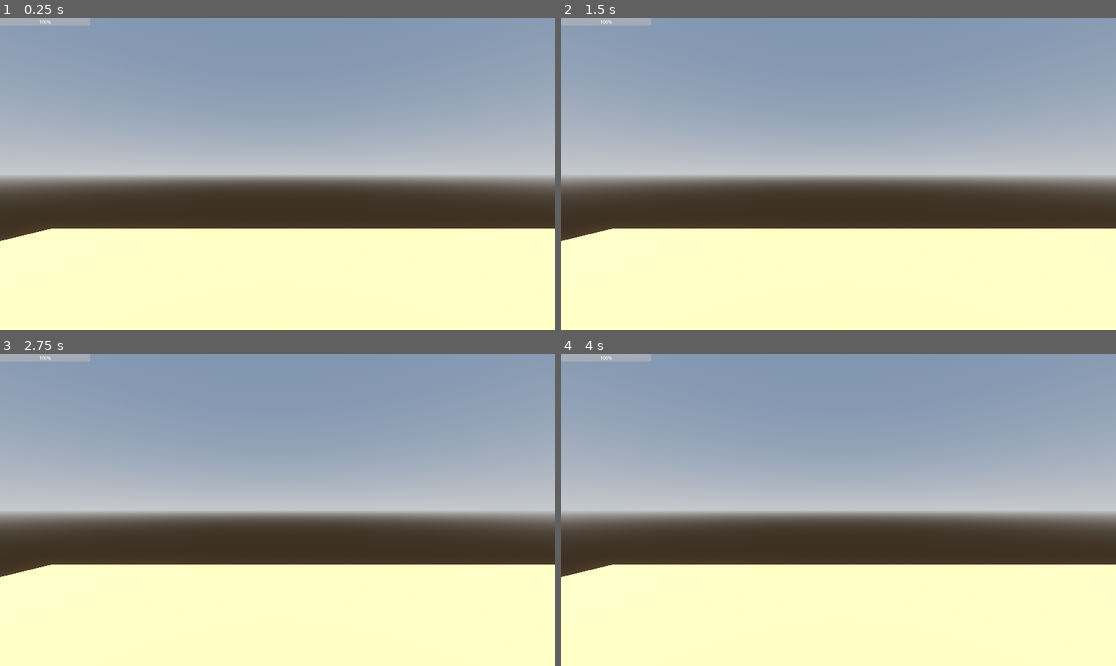
Above: before the commit, frames 1-4 (two rows, left to right).
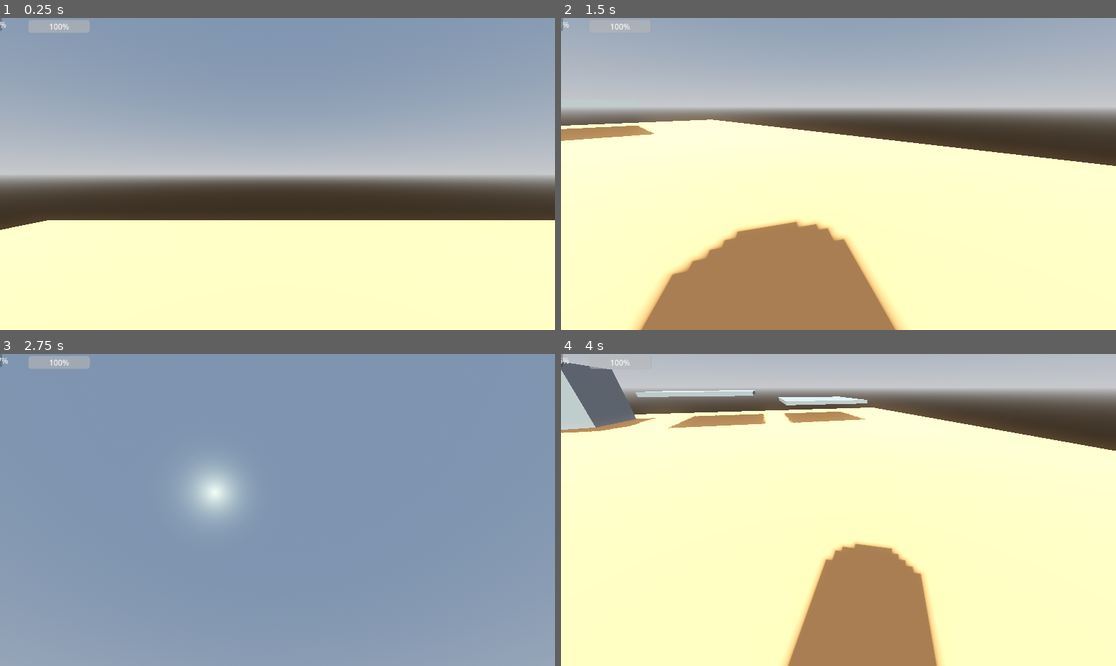
Above: after the commit, the same moments.

Repository: lungcollapser/record
Game: Godot game, scene res://scenes/world.tscn
Two runs of this game, one before a commit and one after it. Both use one fixed random seed, a clock stepped at 60 frames per second and the inputs below.
Inputs (mouse positions are in pixels of both pictures, inside the frame that each line leads up to):
- Up to frame 1 (0.25 s): no input
- Up to frame 2 (1.5 s): tap Enter (ui_accept) at 0.5, 0.77 s; move the mouse to (960, 158) at 0.52 s; hold D (right) 0.53-1.28 s; hold Shift (sprint) 0.53-1.28 s; move the mouse to (727, 189) at 1.27 s; hold S (backward) from 1.28 s (still down); tap Shift (sprint) at 1.35 s
- Up to frame 3 (2.75 s): tap Enter (ui_accept) at 1.52 s; move the mouse to (333, 441) at 2.02 s; release S (backward) at 2.03 s; hold D (right) from 2.03 s (still down); hold Alt (walk) from 2.03 s (still down); tap Shift (sprint) at 2.3 s
- Up to frame 4 (4 s): tap Enter (ui_accept) at 2.75, 3.02, 3.77 s; move the mouse to (810, 572) at 2.77 s; release D (right) at 2.78 s; release Alt (walk) at 2.78 s; hold W (forward) 2.78-3.53 s; tap Shift (sprint) at 2.85 s; move the mouse to (1005, 556) at 3.52 s; hold A (left) from 3.53 s (still down); hold Shift (sprint) from 3.53 s (still down)

The runs differ from the first frame. In frame 1, 3.2% of the frame differs, in the area x 0-100%, y 0-72%; in frame 2, 70%; in frame 3, 70%; in frame 4, 75%, in the area x 0-100%, y 0-100%.
Error before the commit: Parse Error: Identifier "events" not declared in the current scope. (res://scripts/playerbody_3d.gd:23)

Commit message:
STAMINA STAMINA
I used to be holding the camera

Diff:
--- a/events.gd
+++ /dev/null
@@ -1,3 +0,0 @@
-extends Node
-
-signal stamina_bar
--- a/project.godot
+++ b/project.godot
@@ -15,10 +15,9 @@
 config/features=PackedStringArray("4.3", "Forward Plus")
 config/icon="res://icon.svg"
 
-[display]
+[autoload]
 
-window/size/viewport_width=1920
-window/size/viewport_height=1080
+StaminaBar="*res://scripts/stamina_bar.gd"
 
 [input]
 
--- a/scenes/player_ui.tscn
+++ b/scenes/player_ui.tscn
@@ -1,19 +1,29 @@
-[gd_scene load_steps=2 format=3 uid="uid://dneiubatn42no"]
+[gd_scene load_steps=2 format=3 uid="uid://cmdngdxi7vls"]
 
 [ext_resource type="Script" path="res://scripts/stamina_bar.gd" id="1_sow0b"]
 
-[node name="playerui" type="Control"]
+[node name="PlayerUI" type="Control"]
 layout_mode = 3
-anchors_preset = 15
+anchor_left = 0.055
+anchor_top = 0.048
 anchor_right = 1.0
 anchor_bottom = 1.0
+offset_left = -65.36
+offset_top = -29.104
+offset_right = -2.0
+offset_bottom = 2.0
 grow_horizontal = 2
 grow_vertical = 2
-mouse_filter = 1
+mouse_filter = 2
 
 [node name="StaminaBar" type="ProgressBar" parent="."]
-layout_mode = 2
-offset_right = 312.0
-offset_bottom = 27.0
+layout_mode = 1
+anchors_preset = -1
+anchor_right = 0.216
+anchor_bottom = 0.184
+offset_left = -25.0
+offset_top = 2.0
+offset_right = -126.832
+offset_bottom = -90.232
 value = 100.0
 script = ExtResource("1_sow0b")
--- a/scenes/world.tscn
+++ b/scenes/world.tscn
@@ -60,4 +60,6 @@
 
 [node name="CanvasLayer" type="CanvasLayer" parent="."]
 
-[node name="playerui" parent="CanvasLayer" instance=ExtResource("3_d8ha6")]
+[node name="PlayerUI" parent="CanvasLayer" instance=ExtResource("3_d8ha6")]
+anchor_left = 0.073
+offset_left = -0.0960083
--- a/scripts/playerbody_3d.gd
+++ b/scripts/playerbody_3d.gd
@@ -18,9 +18,9 @@
 
 
 
-func _ready() -> void:
+func _ready():
 	Input.set_mouse_mode(Input.MOUSE_MODE_CAPTURED)
-	events.connect("stamina_bar", Callable(self, "lose_stamina"))
+
 
 func _unhandled_input(event: InputEvent) -> void:
 	if event is InputEventMouseMotion:
@@ -31,6 +31,11 @@
 
 
 func _physics_process(delta: float) -> void:
+
+	if Input.is_action_pressed("sprint"):
+		max_endurance -= 1
+		StaminaBar.value = max_endurance
+		print(StaminaBar.value)
 
 
 	# Add the gravity.
@@ -80,11 +85,3 @@
 	pos.y = sin(time * BOB_FREQ) * BOB_AMP
 	pos.x = cos(time * BOB_FREQ / 2) * BOB_AMP
 	return pos
-
-func lose_stamina(delta):
-	if Input.is_action_pressed("sprint"):
-		max_endurance -= 1 * delta
-		print(max_endurance)
-	else:
-		max_endurance += 0.5 * delta
-		print(max_endurance)
--- a/scripts/stamina_bar.gd
+++ b/scripts/stamina_bar.gd
@@ -1,8 +1,11 @@
 extends ProgressBar
 
-@onready var player_stamina = $playerbody3d
+
+# Called when the node enters the scene tree for the first time.
+func _ready() -> void:
+	pass # Replace with function body.
 
 
-func update_stamina(delta):
-	if player_stamina.max_endurance <= 100:
-		value += 1 * delta
+# Called every frame. 'delta' is the elapsed time since the previous frame.
+func _process(delta: float) -> void:
+	pass
--- a/signalsandevents/events.tscn
+++ b/signalsandevents/events.tscn
@@ -2,5 +2,5 @@
 
 [ext_resource type="Script" path="res://events.gd" id="1_di4y0"]
 
-[node name="events" type="Node"]
+[node name="Events" type="Node"]
 script = ExtResource("1_di4y0")
Not shown: 1 places in scenes/world.tscn that only renumber resources
